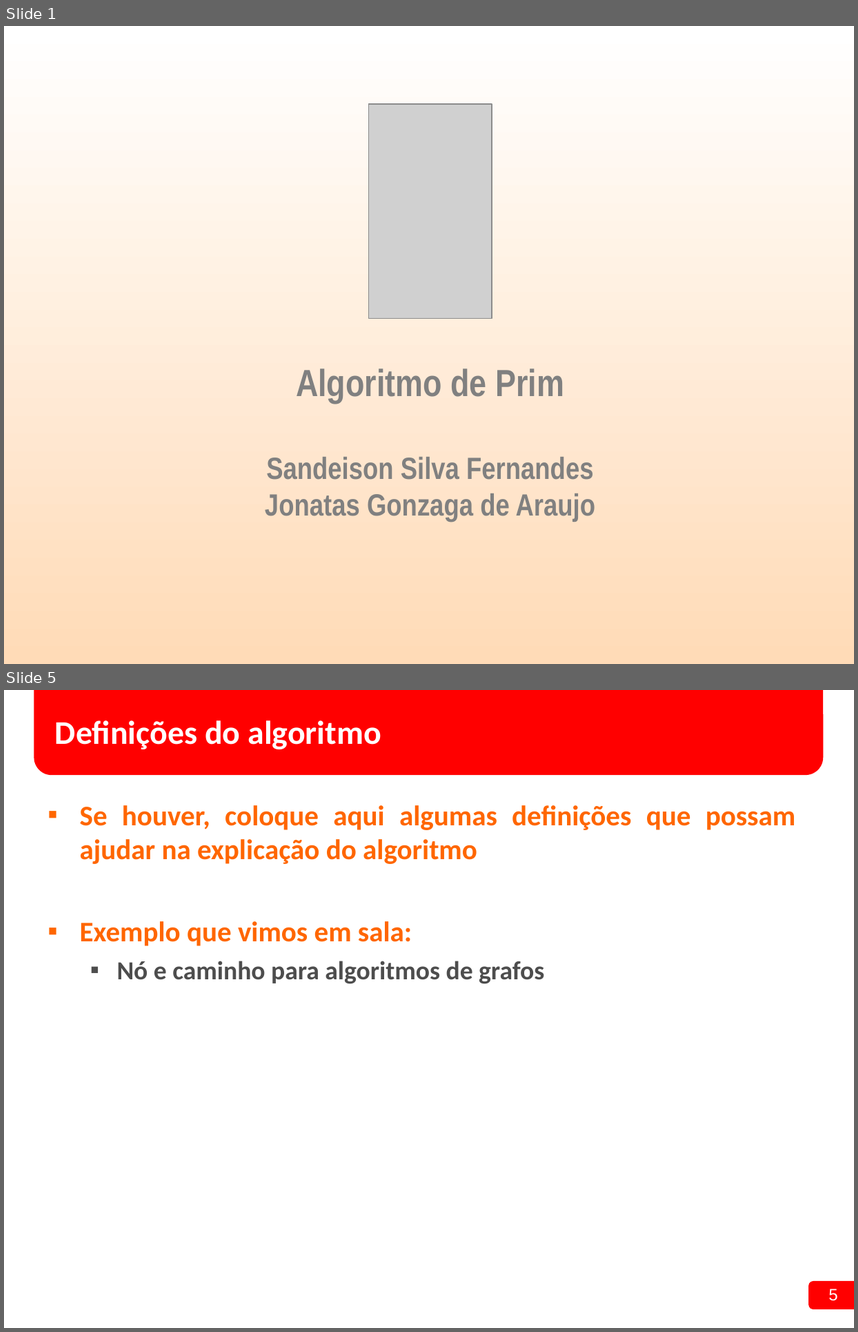
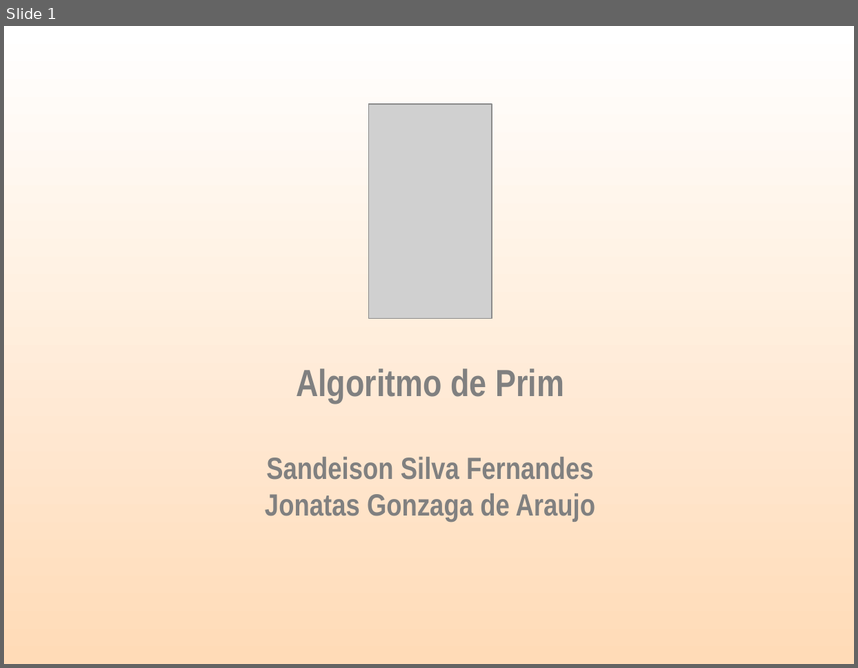
Before and after one commit to SANDEISON/Projeto_Estrutura_de_Dados_2016.1, a slide deck: 01 - Seminario/Seminário Algoritmo de Prim.ppt. Shown one above the other, each under a label of ours: slides 1 and 5 before the commit, slide 1 after it; the slides between them are not shown. The pictures are 858x1332 and 858x668 pixels, drawn with LibreOffice and Linux fonts; fonts in the diff are those of the drawing; grey boxes stand for pictures; background and template pictures are left out. Boxes give left, top, right and bottom in pixels: in the first picture for what was removed or moved away, otherwise in the second. Text is boxed around its words. In the diff, an @@ line names an element or a change of style, - is before the commit and + after.

```diff
--- a/01 - Seminario/Seminário Algoritmo de Prim.ppt
+++ b/01 - Seminario/Seminário Algoritmo de Prim.ppt
@@ slide 5 removed at <box>4,690,854,1328</box>, background #FFFFFF @@
@@ rounded rectangle removed at <box>34,690,822,775</box> @@
@@ title removed at <box>55,720,381,749</box> @@
-Definições do algoritmo
@@ text removed at <box>80,805,795,984</box> @@
-▪ Se houver, coloque aqui algumas definições que possam ajudar na explicação do algoritmo
-▪ Exemplo que vimos em sala:
-  ▪ Nó e caminho para algoritmos de grafos
@@ rounded rectangle removed at <box>809,1281,854,1309</box> @@
@@ page number removed at <box>829,1288,838,1301</box> @@
-5
```
Also in this commit, not shown: 13 slides added, 6 other slides removed, 39 other files.
